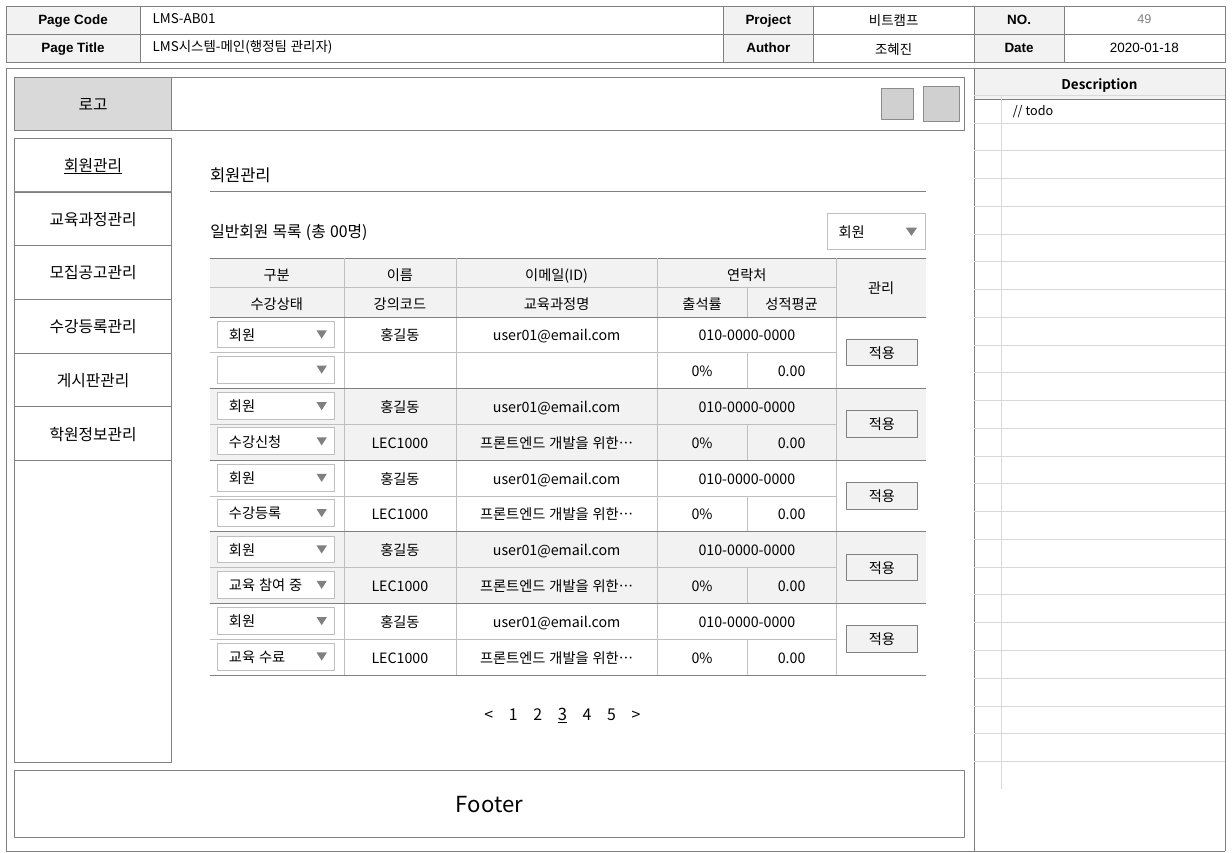
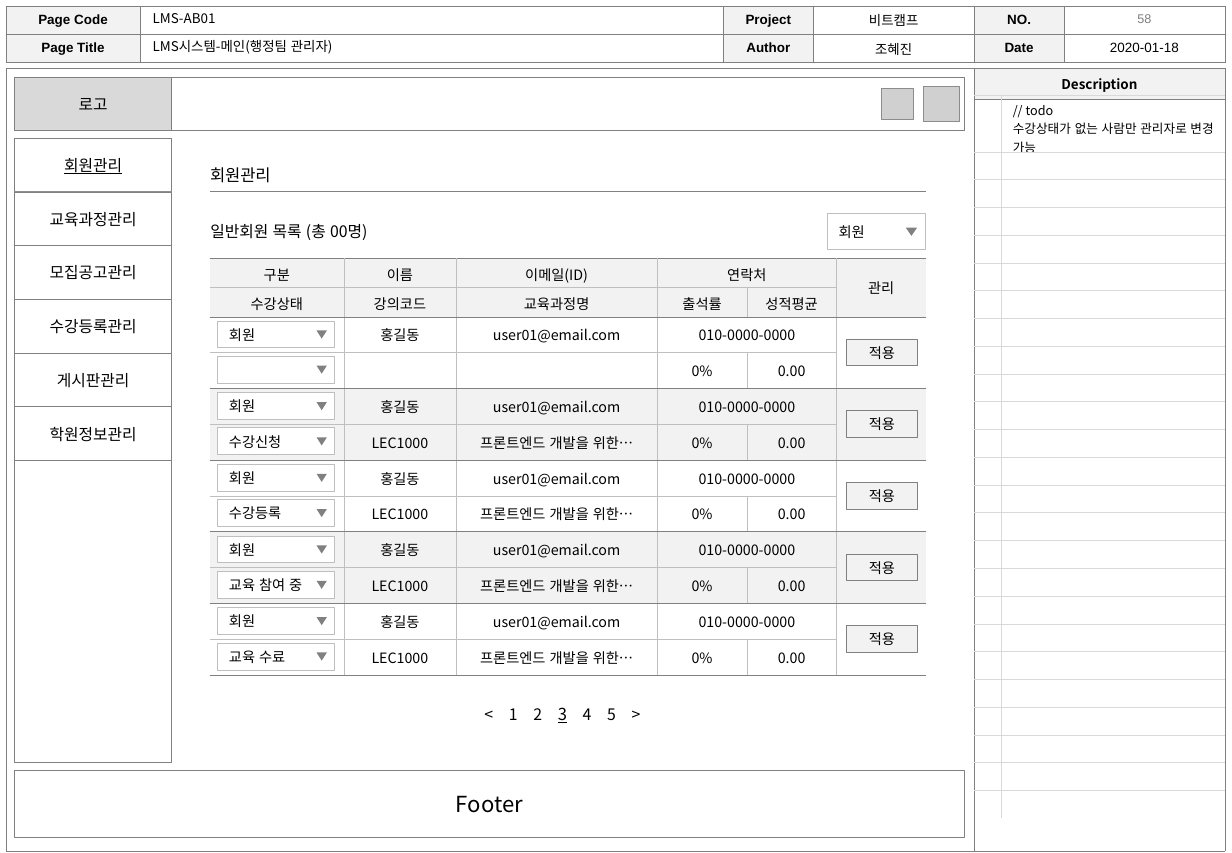
Before and after one commit to h62j8n/bitcamp_lms, a slide deck: slide 58 of storyboard.ver0.5.pptx (slide 49 before the commit). Drawn at 1232x853 pixels with LibreOffice and Linux fonts; fonts in the diff are those of the drawing; grey boxes stand for pictures. Boxes give left, top, right and bottom in pixels: in the first picture for what was removed or moved away, otherwise in the second. Text is boxed around its words. In the diff, an @@ line names an element or a change of style, - is before the commit and + after.

```diff
--- a/storyboard.ver0.5.pptx
+++ b/storyboard.ver0.5.pptx
@@ page number at <box>1137,14,1151,23</box>: text changed @@
-49
+58
@@ table at <box>975,96,1226,819</box> @@
-row 1, column 2: // todo
+row 1, column 2: // todo / 수강상태가 없는 사람만 관리자로 변경 가능
```
Also in this commit, not shown: 11 other slides changed, 10 slides added, 1 slide removed.
